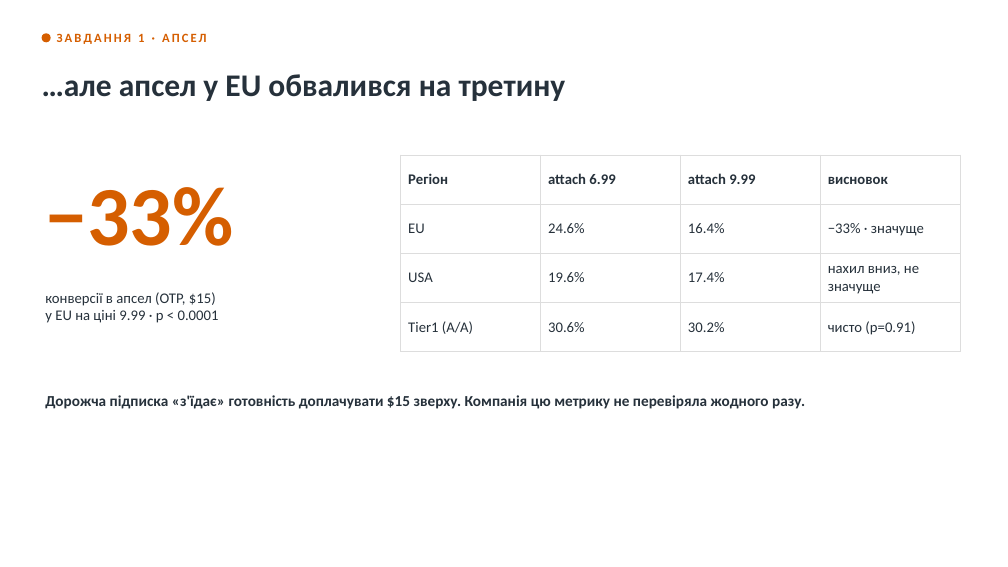
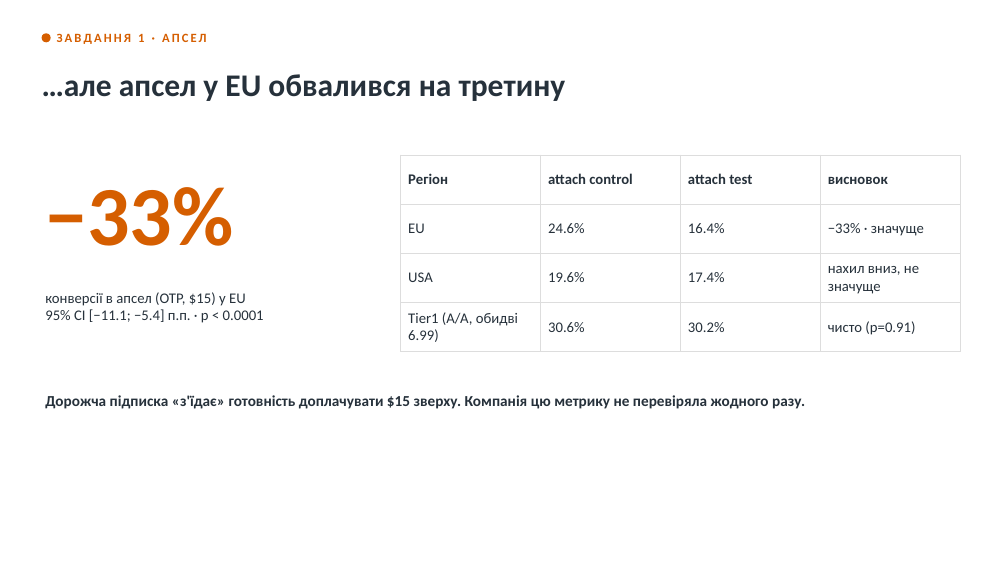
Before and after one commit to Trigger111/amo-case-nepop, a slide deck: slide 6 of AMO_case_presentation.pptx. Drawn at 1008x567 pixels with LibreOffice and Linux fonts; fonts in the diff are those of the drawing. Boxes give left, top, right and bottom in pixels: in the first picture for what was removed or moved away, otherwise in the second. Text is boxed around its words. In the diff, an @@ line names an element or a change of style, - is before the commit and + after.

```diff
--- a/AMO_case_presentation.pptx
+++ b/AMO_case_presentation.pptx
@@ table at (401,155,960,352) @@
-row 1, column 2: attach 6.99
+row 1, column 2: attach control
-row 1, column 3: attach 9.99
+row 1, column 3: attach test
-row 4, column 1: Tier1 (A/A)
+row 4, column 1: Tier1 (A/A, обидві 6.99)
@@ text at (45,292,264,323): text changed @@
-конверсії в апсел (OTP, $15)
-у EU на ціні 9.99 · p < 0.0001
+конверсії в апсел (OTP, $15) у EU
+95% CI [−11.1; −5.4] п.п. · p < 0.0001
```
Also in this commit, not shown: 7 other slides changed, 1 slide added, 1 slide removed, 3 other files.
